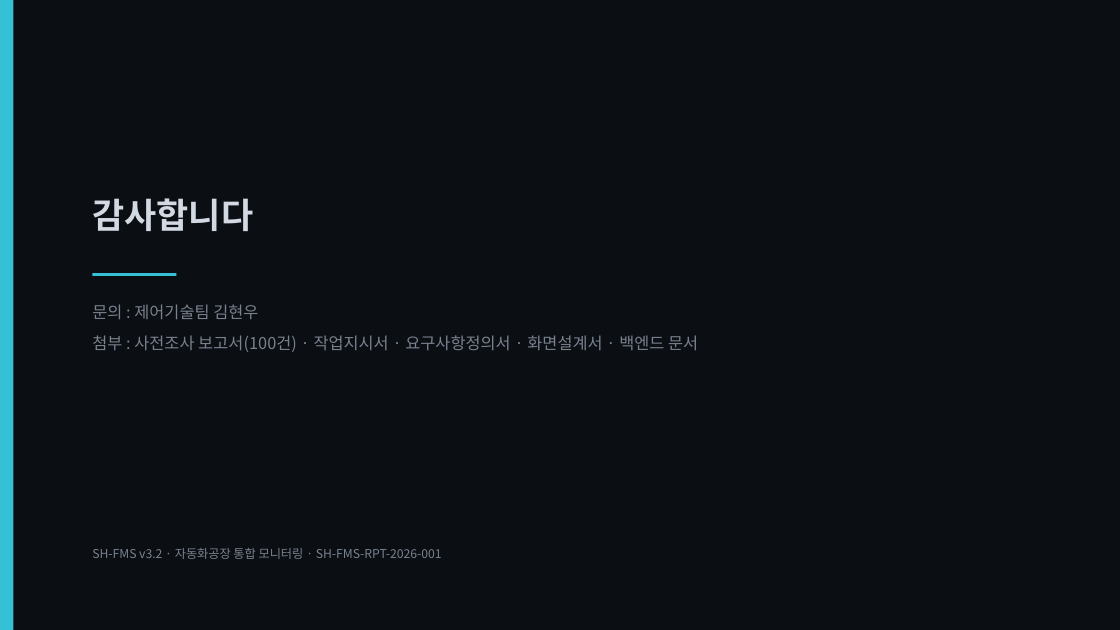
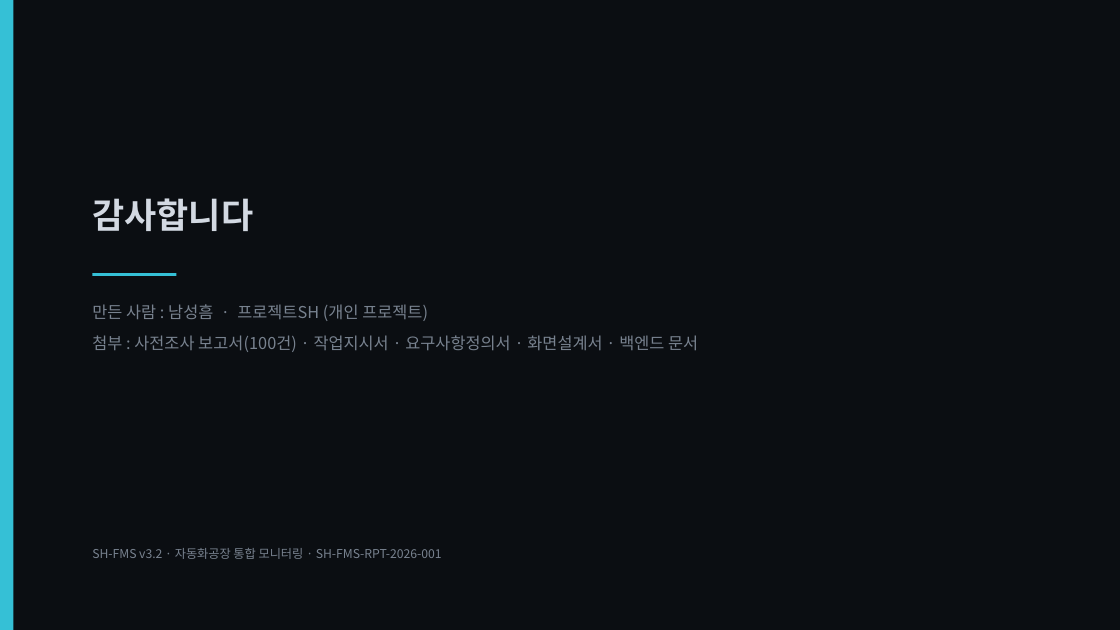
Before and after one commit to gngnll19999-alt/Project-SH-FMS, a slide deck: slide 17 of presentation/SH-FMS_프로젝트보고.pptx. Drawn at 1120x630 pixels with LibreOffice and Linux fonts; fonts in the diff are those of the drawing. Boxes give left, top, right and bottom in pixels: in the first picture for what was removed or moved away, otherwise in the second. Text is boxed around its words. In the diff, an @@ line names an element or a change of style, - is before the commit and + after.

Commit message:
개인 프로젝트(프로젝트SH) 기준으로 문서 정리
회사 과제 문서 틀로 쓰여 있던 부분을 걷어냈다.

- 발주 / 수행 / 보고 대상 / 검토·승인 행 제거, 작성자를 남성흠으로 통일
- 담당자별 배정(담당: OOO) 표기 제거 — 1인 개발이므로 의미 없음
- 투입 공수(M/M) 표 -> 개발 규모(화면 수, 모듈 구성, 외부 의존성) 표로 교체
- 인터뷰 인원수 등 조직 활동 근거를 공개 자료 조사 근거로 정정
- 각 문서 상단에 개인 프로젝트임을 명시 (등장하는 공장·수치는 설계 전제)
- README 상단에 프로젝트SH 배너 추가
- 데모 test 계정 표시명을 남성흠으로 변경
- 발표자료 3종 재생성 (표지 메타, 공수 슬라이드, 마무리 슬라이드)

```diff
--- a/presentation/SH-FMS_프로젝트보고.pptx
+++ b/presentation/SH-FMS_프로젝트보고.pptx
@@ text at <box>92,304,428,321</box>: text changed @@
-문의 : 제어기술팀 김현우
+만든 사람 : 남성흠 · 프로젝트SH (개인 프로젝트)
```
Also in this commit, not shown: 2 other slides changed, 12 other files.
